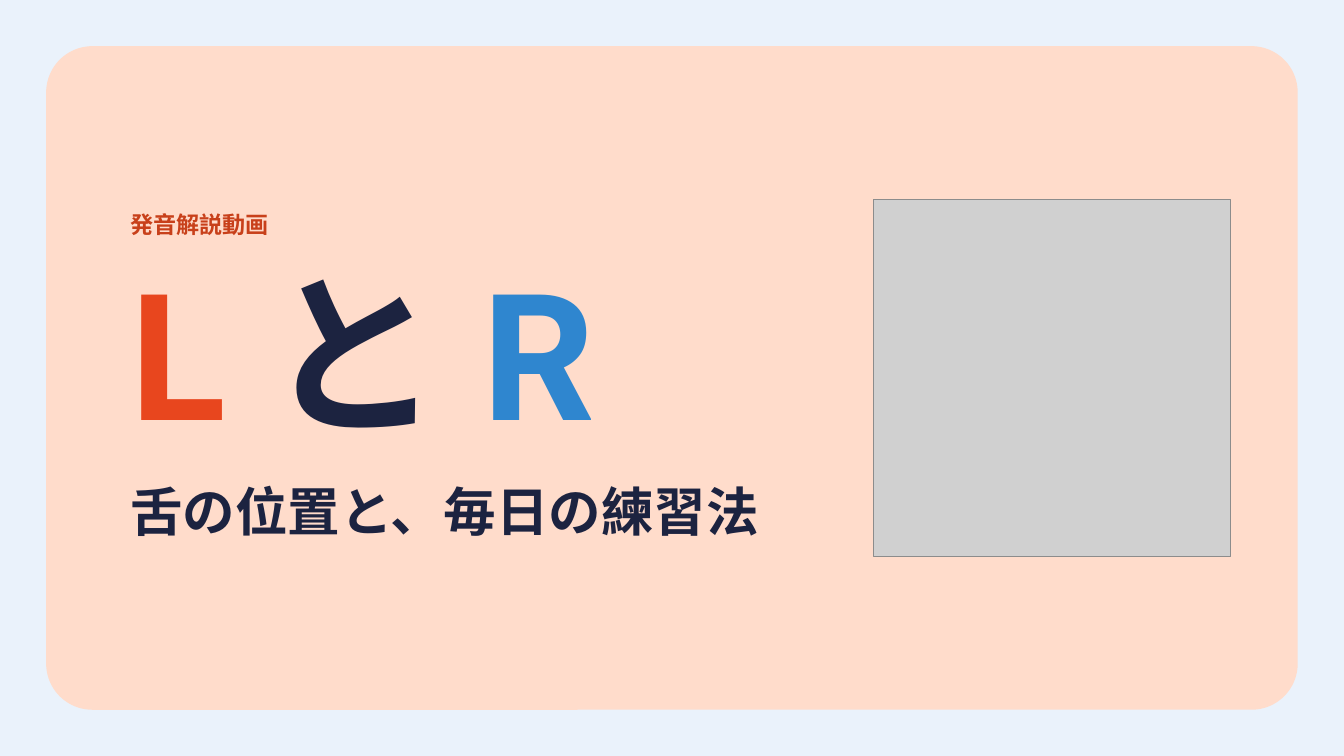
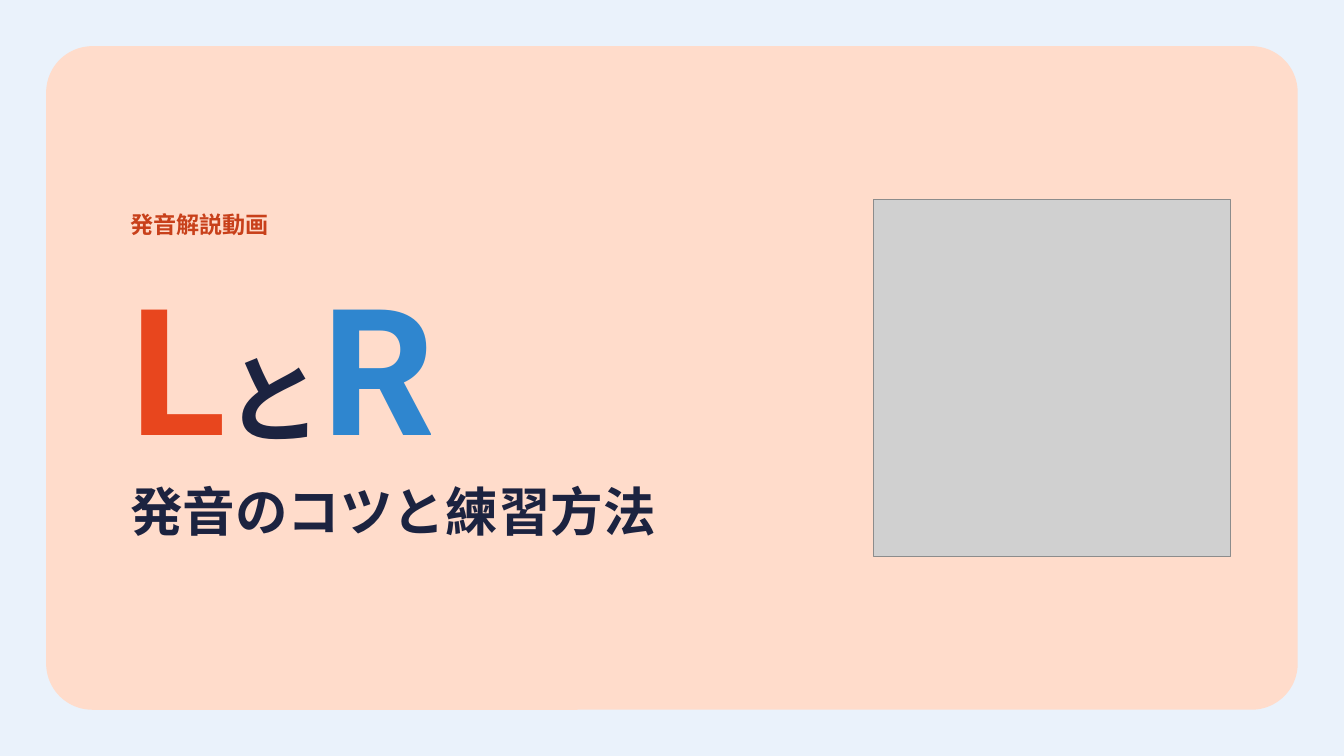
Before and after one commit to hinakajisaki-dev/hina-english, a slide deck: slide 1 of matome/lr-pronunciation/lr-pronunciation-slides.pptx. Drawn at 1344x756 pixels with LibreOffice and Linux fonts; fonts in the diff are those of the drawing; grey boxes stand for pictures. Boxes give left, top, right and bottom in pixels: in the first picture for what was removed or moved away, otherwise in the second. Text is boxed around its words. In the diff, an @@ line names an element or a change of style, - is before the commit and + after.

```diff
--- a/matome/lr-pronunciation/lr-pronunciation-slides.pptx
+++ b/matome/lr-pronunciation/lr-pronunciation-slides.pptx
@@ text at (130,279,595,428): spaces changed @@
-L と R
+LとR
@@ text at (130,486,655,536): text changed @@
-舌の位置と、毎日の練習法
+発音のコツと練習方法
```
Also in this commit, not shown: 4 other slides changed, 1 slide added, 2 slides removed, 1 other file.
